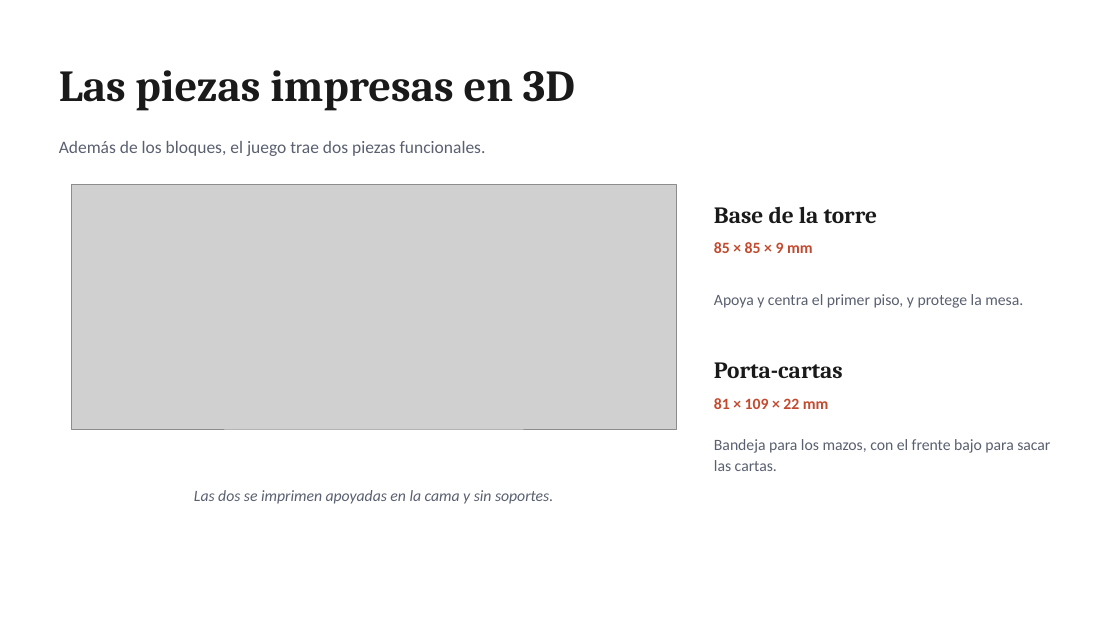
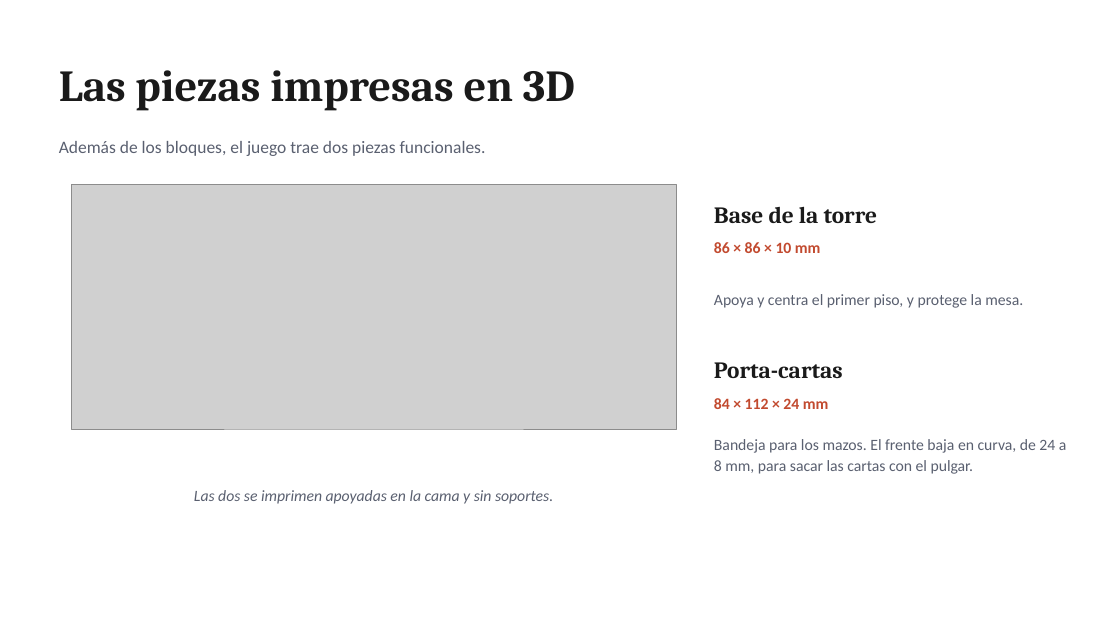
Before and after one commit to gonzabarde/Juego-Nieto, a slide deck: slide 10 of presentacion/Jenga_de_Cultura_General.pptx. Drawn at 1120x630 pixels with LibreOffice and Linux fonts; fonts in the diff are those of the drawing; grey boxes stand for pictures. Boxes give left, top, right and bottom in pixels: in the first picture for what was removed or moved away, otherwise in the second. Text is boxed around its words. In the diff, an @@ line names an element or a change of style, - is before the commit and + after.

Commit message:
Rediseño de la base y el porta-cartas
Las dos piezas eran cajas rectas porque el generador solo sabia unir
cubos alineados a los ejes. Ahora se construyen como una pila de perfiles
2D del mismo numero de puntos, cosidos entre si, y eso permite:

- Esquinas redondeadas (radio 7 mm en la base, 6 mm en el porta-cartas).
- Chaflan de 0,9 mm en el borde de abajo, que ademas disimula el pie de
  elefante tipico de la primera capa en FDM.
- Cavidad apenas mas abierta arriba que abajo, para que la pieza entre
  sola sin forzar.
- En el porta-cartas, un borde de altura variable: baja en curva de 24 mm
  atras a 8 mm adelante, para sacar las cartas con el pulgar.

Medidas nuevas: base 86 x 86 x 10 mm (era 85 x 85 x 9) y porta-cartas
84 x 112 x 24 mm (era 81 x 109 x 22). Verificado que el primer piso de la
torre (75 x 75) y las cartas (72 x 100) siguen entrando, con 1,5 y 2 mm
de holgura por lado.

Las dos mallas quedan cerradas, de una sola pieza y sin triangulos
degenerados. Actualizadas las medidas en el README, las reglas y la
presentacion, y regenerada la imagen de las piezas.

```diff
--- a/presentacion/Jenga_de_Cultura_General.pptx
+++ b/presentacion/Jenga_de_Cultura_General.pptx
@@ text at box(714, 242, 821, 253): text changed @@
-85 × 85 × 9 mm
+86 × 86 × 10 mm
@@ text at box(714, 398, 829, 409): text changed @@
-81 × 109 × 22 mm
+84 × 112 × 24 mm
@@ text at box(714, 439, 1067, 474): text changed @@
-Bandeja para los mazos, con el frente bajo para sacar las cartas.
+Bandeja para los mazos. El frente baja en curva, de 24 a 8 mm, para sacar las cartas con el pulgar.
```
Also in this commit, not shown: 5 other files.
